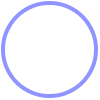
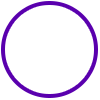
Before/after of a 100px x 100px layered artwork. What changed in the layer stack:
"Forma 1": opacity 48% → 100% over [1, 1, 98, 98]
